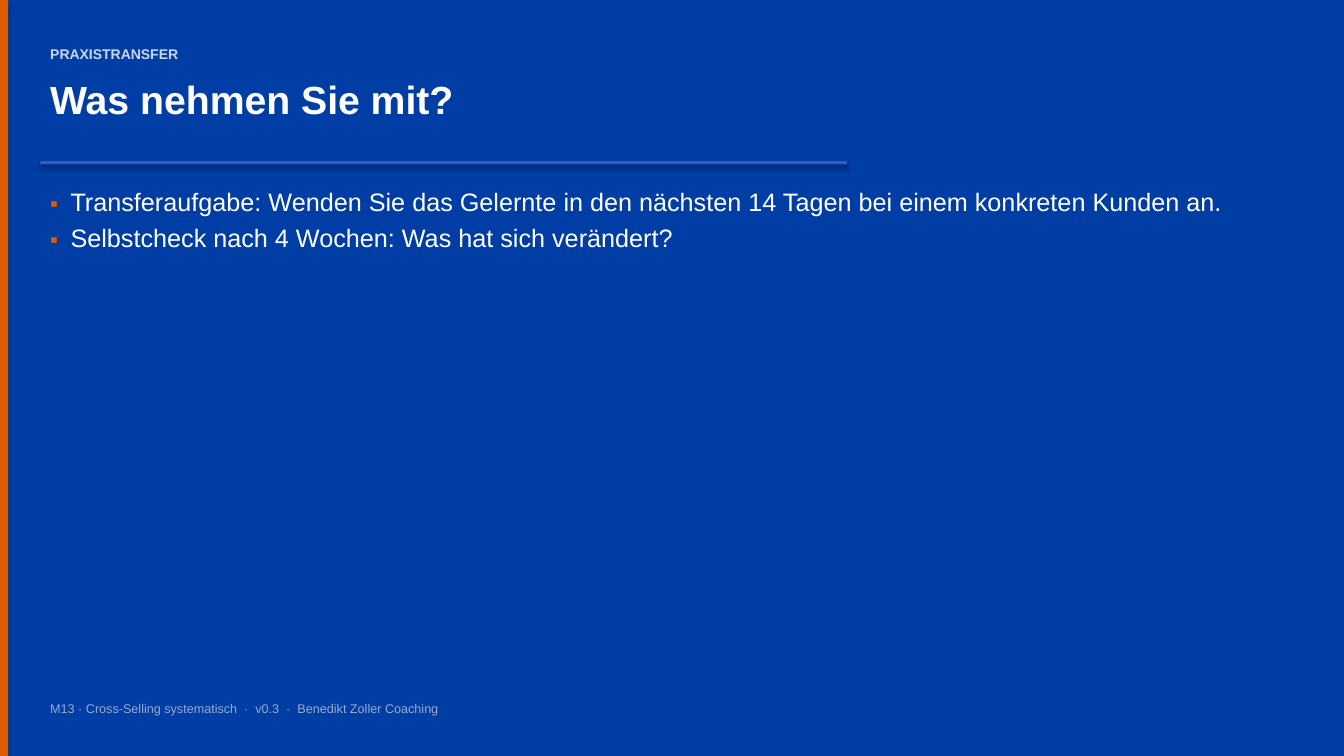
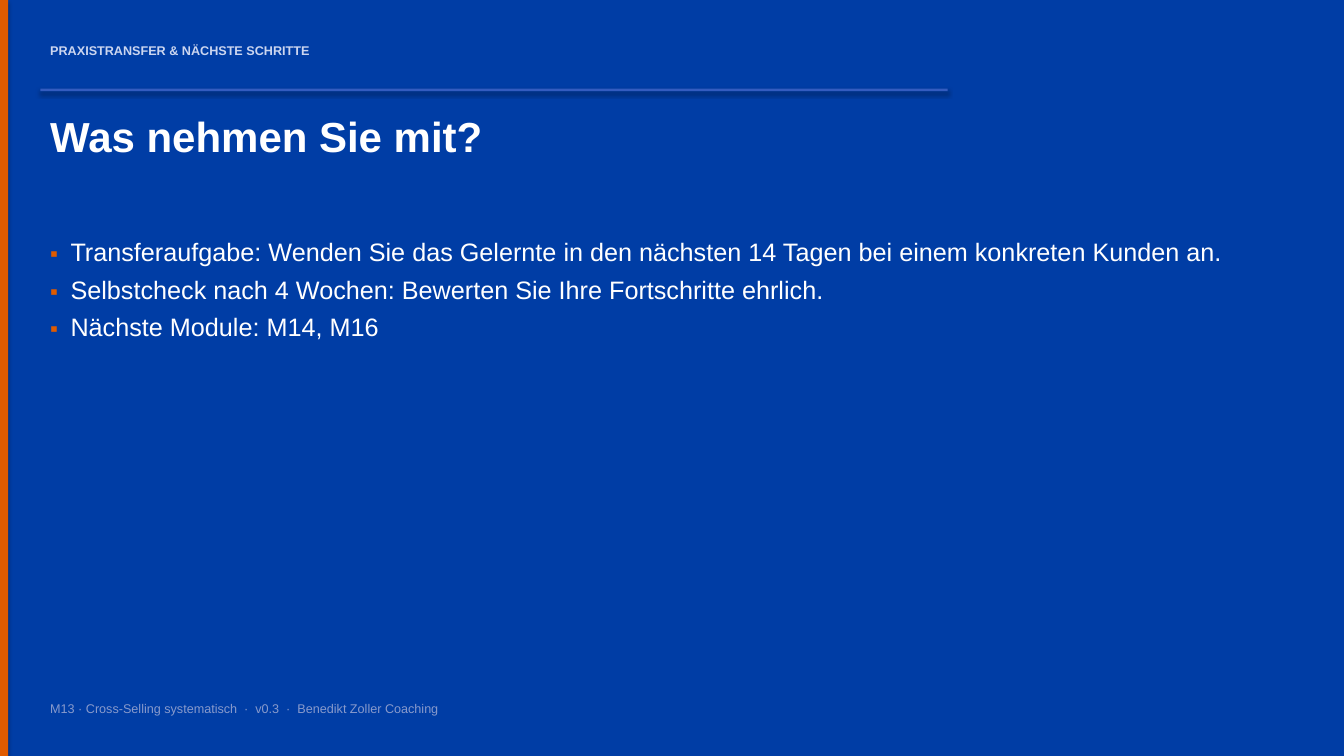
Before and after one commit to ck5rqc47pr-byte/firmenkundenakademie-online, a slide deck: slide 25 of public/downloads/praesentation/M13.pptx (slide 17 before the commit). Drawn at 1344x756 pixels with LibreOffice and Linux fonts; fonts in the diff are those of the drawing. Boxes give left, top, right and bottom in pixels: in the first picture for what was removed or moved away, otherwise in the second. Text is boxed around its words. In the diff, an @@ line names an element or a change of style, - is before the commit and + after.

```diff
--- a/public/downloads/praesentation/M13.pptx
+++ b/public/downloads/praesentation/M13.pptx
@@ text at [50,45,309,55]: text changed; size 10 to 9 pt @@
-PRAXISTRANSFER
+PRAXISTRANSFER & NÄCHSTE SCHRITTE
@@ rectangle: place and size @@
-rectangle at [40,161,847,164]
+rectangle at [40,89,948,92]
@@ text "Was nehmen Sie mit?": place and size @@
-text "Was nehmen Sie mit?" at [50,85,454,115]
+text "Was nehmen Sie mit?" at [50,121,483,153]
@@ text "Was nehmen Sie mit?" at [50,121,483,153]: size 28 to 30 pt @@
@@ text "▪ Transferaufgabe: Wenden Sie das ...": place and size @@
-text "▪ Transferaufgabe: Wenden Sie das ..." at [71,192,1221,248]
+text "▪ Transferaufgabe: Wenden Sie das ..." at [71,242,1221,340]
@@ text at [71,242,1221,267]: more space between paragraphs @@
@@ text at [71,280,823,340]: text changed @@
-▪ Selbstcheck nach 4 Wochen: Was hat sich verändert?
+▪ Selbstcheck nach 4 Wochen: Bewerten Sie Ihre Fortschritte ehrlich.
+▪ Nächste Module: M14, M16
@@ text "M13 · Cross-Selling systematisch · ..." at [50,704,438,716]: text colour #99AACC to #889ACC @@
```
Also in this commit, not shown: 13 other slides changed, 11 slides added, 3 slides removed, 23 other files.
